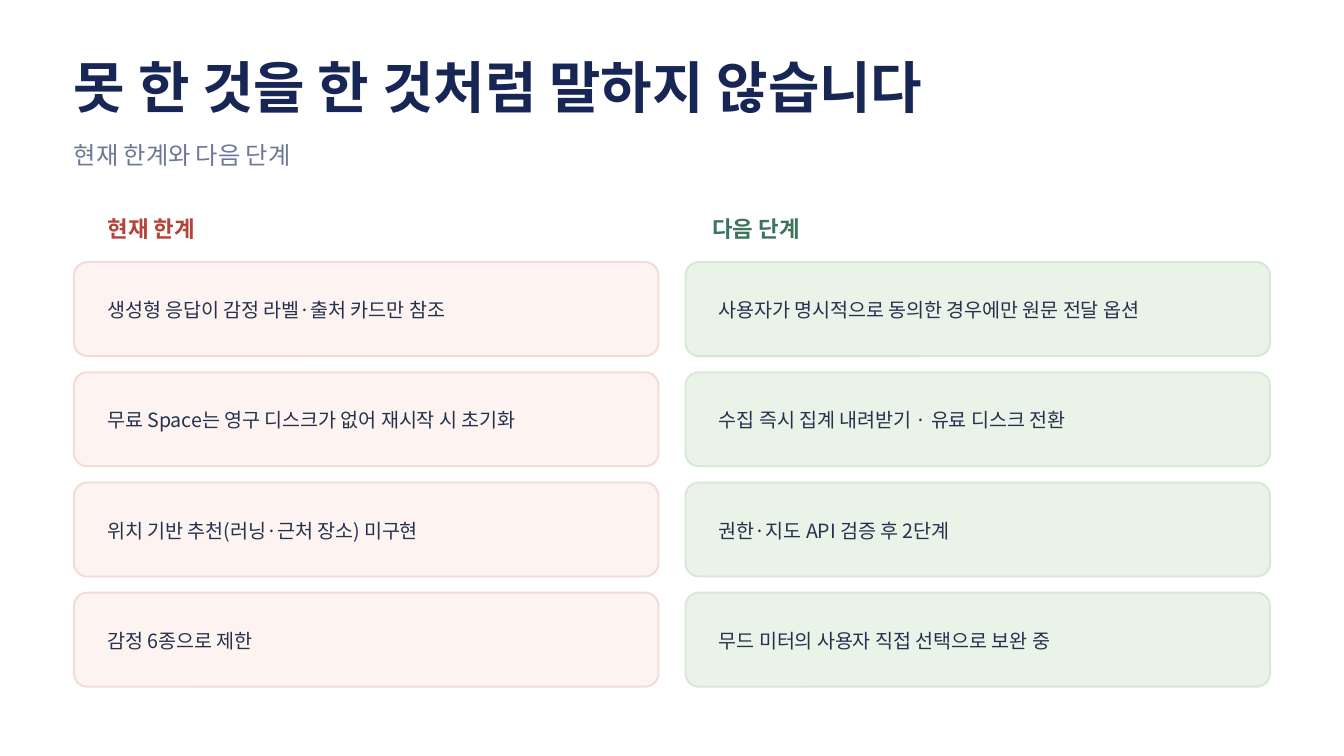
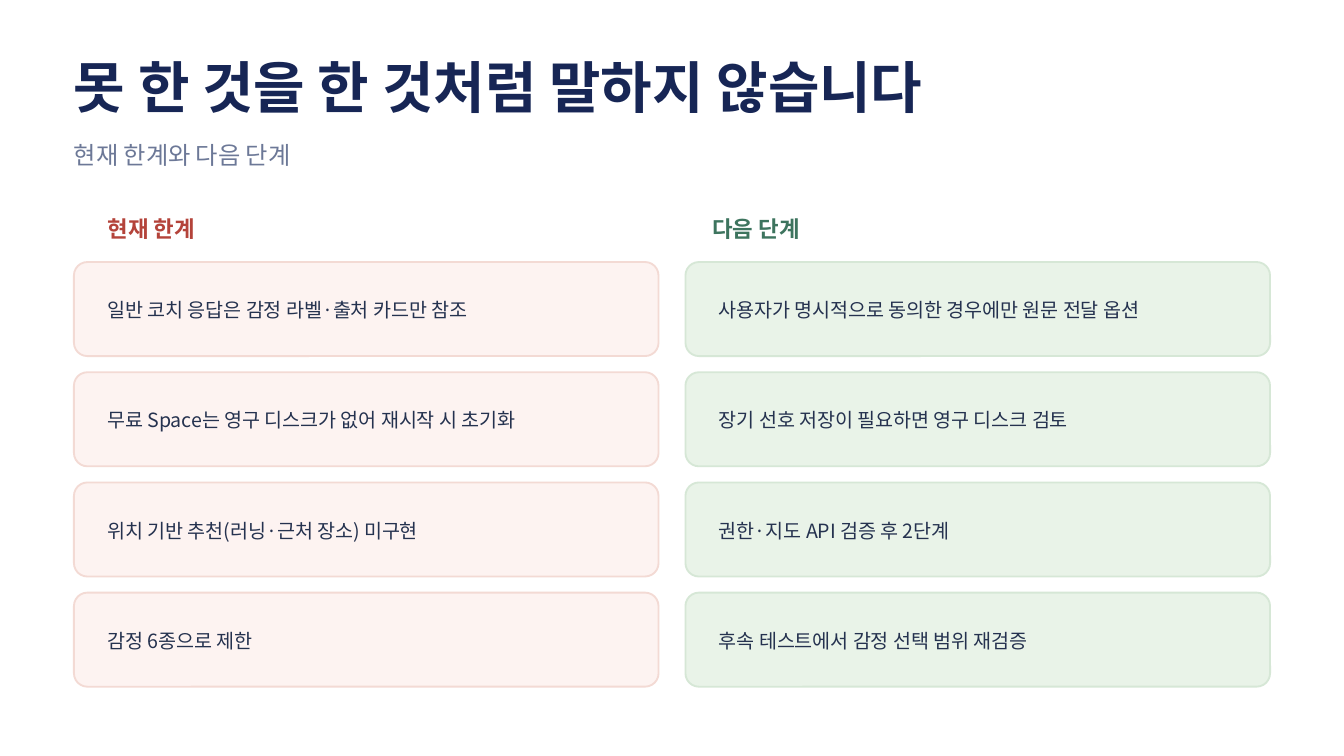
Before and after one commit to codyssey-seungmin/M2-1, a slide deck: slide 11 of docs/presentation.pptx. Drawn at 1344x756 pixels with LibreOffice and Linux fonts; fonts in the diff are those of the drawing. Boxes give left, top, right and bottom in pixels: in the first picture for what was removed or moved away, otherwise in the second. Text is boxed around its words. In the diff, an @@ line names an element or a change of style, - is before the commit and + after.

```diff
--- a/docs/presentation.pptx
+++ b/docs/presentation.pptx
@@ text at box(107, 300, 467, 319): text changed @@
-생성형 응답이 감정 라벨·출처 카드만 참조
+일반 코치 응답은 감정 라벨·출처 카드만 참조
@@ text at box(719, 411, 1068, 429): text changed @@
-수집 즉시 집계 내려받기 · 유료 디스크 전환
+장기 선호 저장이 필요하면 영구 디스크 검토
@@ text at box(719, 631, 1028, 650): text changed @@
-무드 미터의 사용자 직접 선택으로 보완 중
+후속 테스트에서 감정 선택 범위 재검증
```
Also in this commit, not shown: 9 other slides changed, 2 other files.
